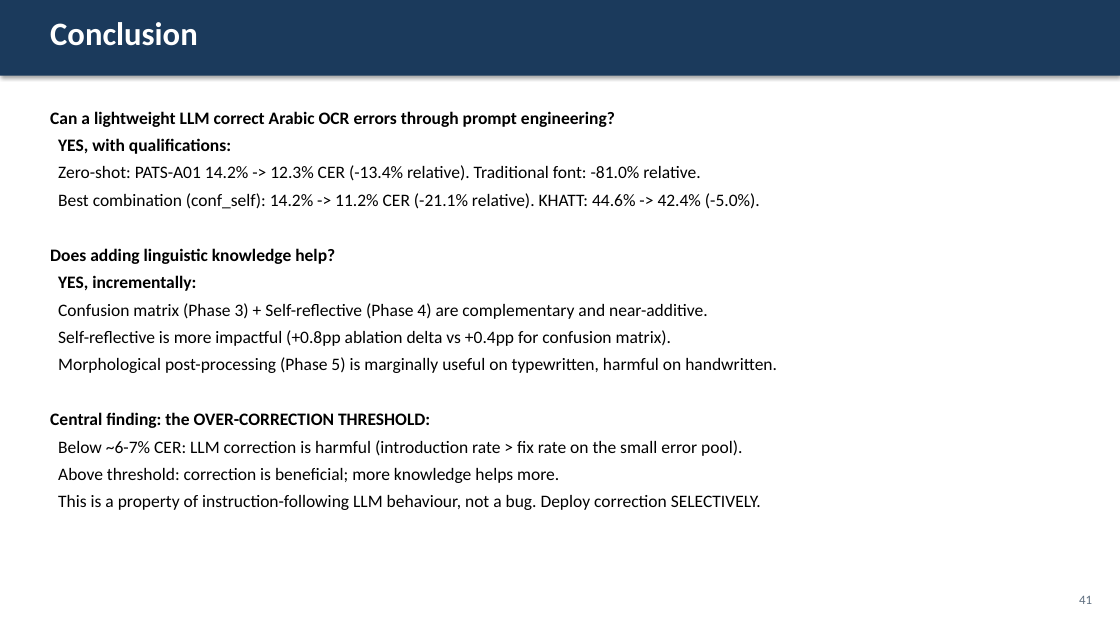
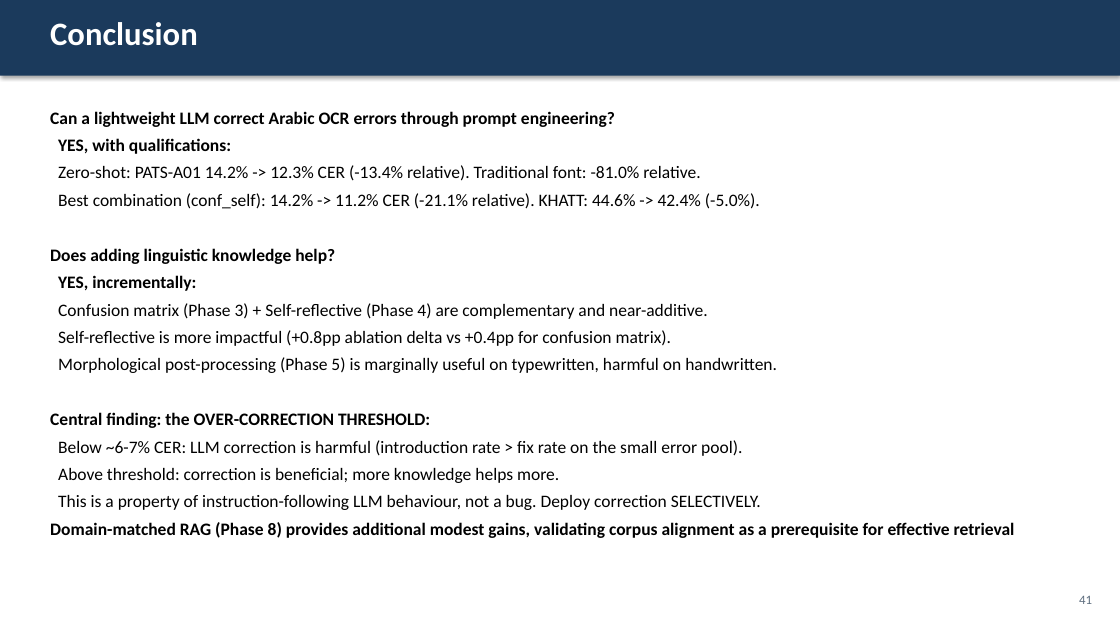
Before and after one commit to Mohamedsabry109/Arabic-Post-OCR-Correction, a slide deck: slide 41 of publication/thesis/defense_presentation.pptx. Drawn at 1120x630 pixels with LibreOffice and Linux fonts; fonts in the diff are those of the drawing. Boxes give left, top, right and bottom in pixels: in the first picture for what was removed or moved away, otherwise in the second. Text is boxed around its words. In the diff, an @@ line names an element or a change of style, - is before the commit and + after.

```diff
--- a/publication/thesis/defense_presentation.pptx
+++ b/publication/thesis/defense_presentation.pptx
@@ text at (x1=50, y1=522, x2=1015, y2=538): paragraph added @@
+Domain-matched RAG (Phase 8) provides additional modest gains, validating corpus alignment as a prerequisite for effective retrieval
```
Also in this commit, not shown: 8 other slides changed, 13 other files.
